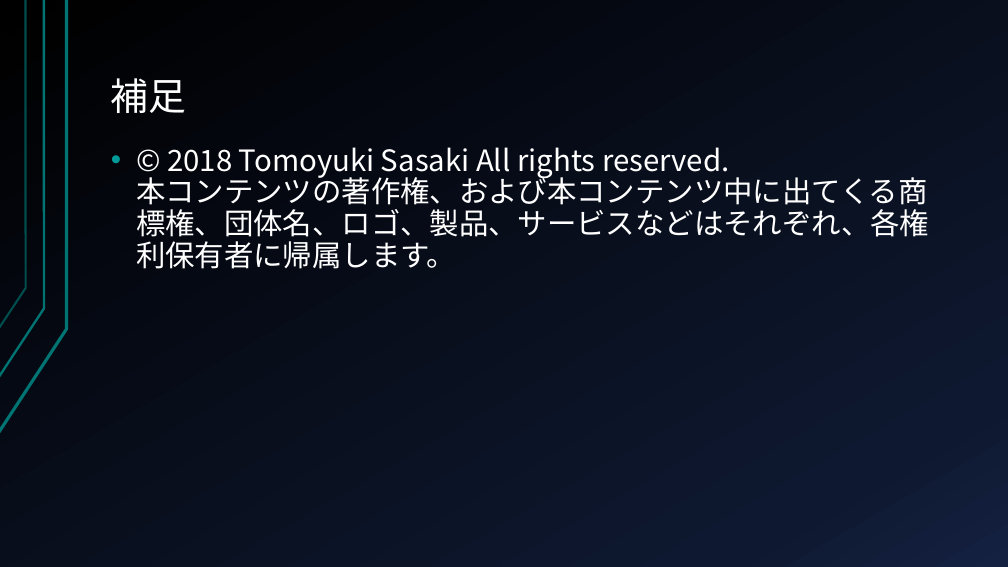
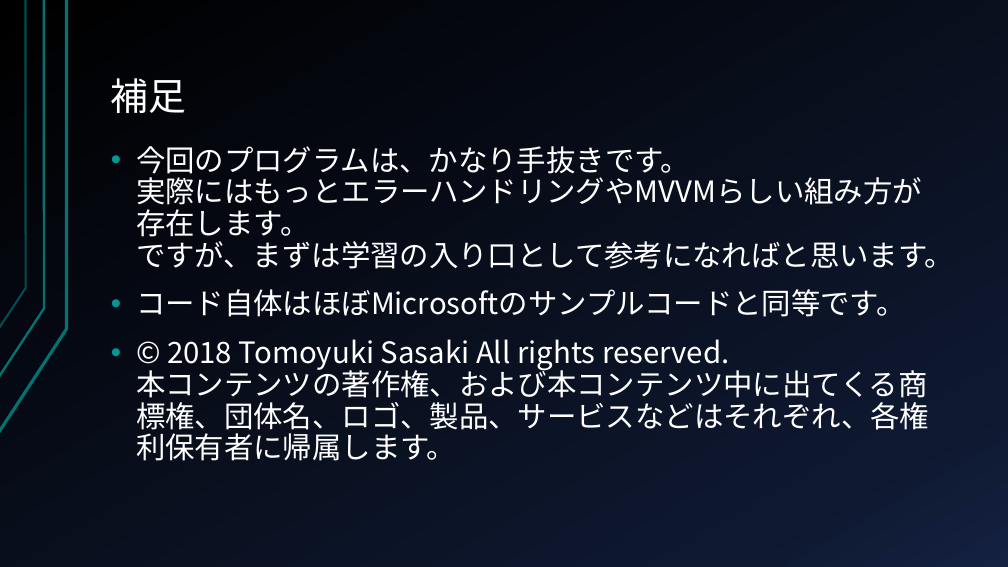
Before and after one commit to CryEarth/StorageUWPApps, a slide deck: slide 32 of チュートリアルなど.pptx (slide 30 before the commit). Drawn at 1008x567 pixels with LibreOffice and Linux fonts; fonts in the diff are those of the drawing. Boxes give left, top, right and bottom in pixels: in the first picture for what was removed or moved away, otherwise in the second. Text is boxed around its words. In the diff, an @@ line names an element or a change of style, - is before the commit and + after.

```diff
--- a/チュートリアルなど.pptx
+++ b/チュートリアルなど.pptx
@@ text at <box>136,146,954,317</box>: paragraphs added @@
+• 今回のプログラムは、かなり手抜きです。
+  実際にはもっとエラーハンドリングやMVVMらしい組み方が存在します。
+  ですが、まずは学習の入り口として参考になればと思います。
+• コード自体はほぼMicrosoftのサンプルコードと同等です。
```
Also in this commit, not shown: 2 other slides changed, 2 slides added, 6 other files.
